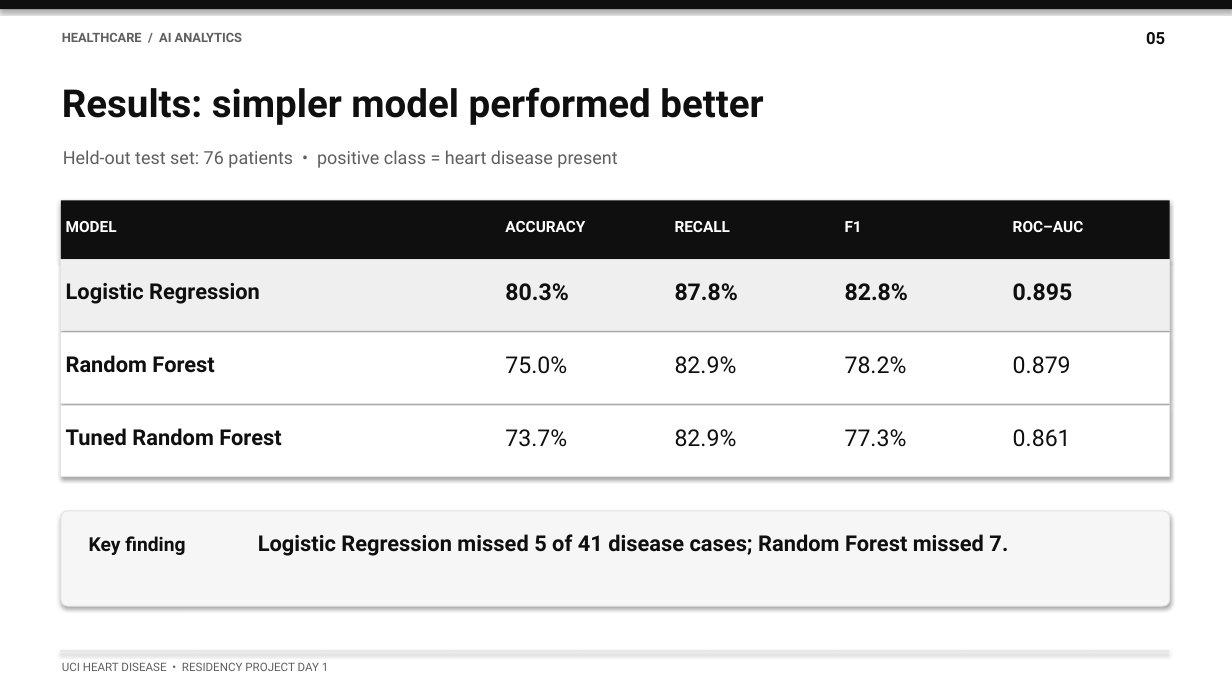
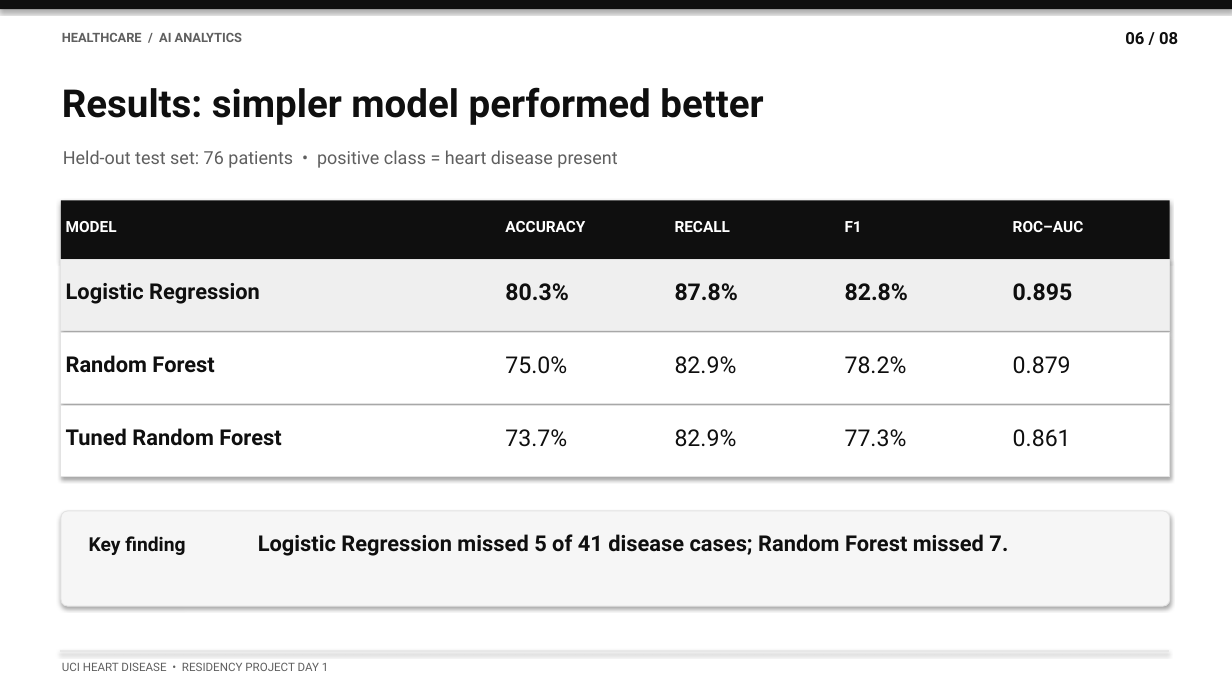
Before and after one commit to SanjeeKoushik/2026-Fall-Python-Application-for-Data-Analytics-in-AI-PhDAI-733-M21, a slide deck: slide 6 of Heart_Disease_ppt.pptx. Drawn at 1232x693 pixels with LibreOffice and Linux fonts; fonts in the diff are those of the drawing. Boxes give left, top, right and bottom in pixels: in the first picture for what was removed or moved away, otherwise in the second. Text is boxed around its words. In the diff, an @@ line names an element or a change of style, - is before the commit and + after.

```diff
--- a/Heart_Disease_ppt.pptx
+++ b/Heart_Disease_ppt.pptx
@@ text at box(1125, 32, 1178, 44): text changed @@
-05
+06 / 08
```
Also in this commit, not shown: 6 other slides changed, 1 slide added, 1 other file.
